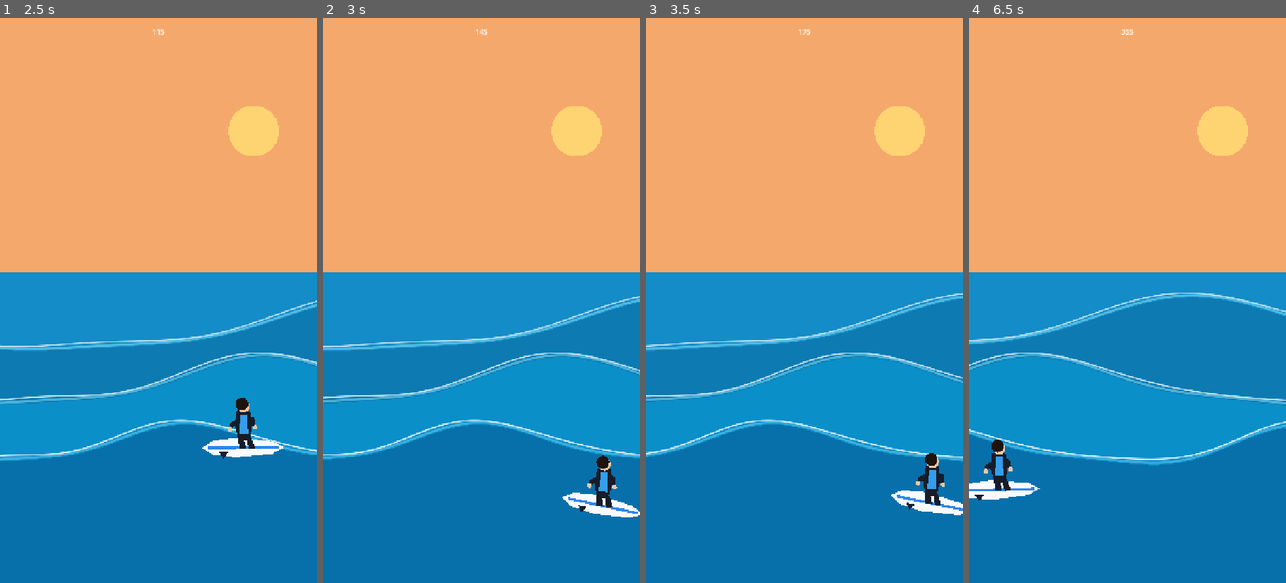
Above: before the commit, frames 1-4 (left to right).
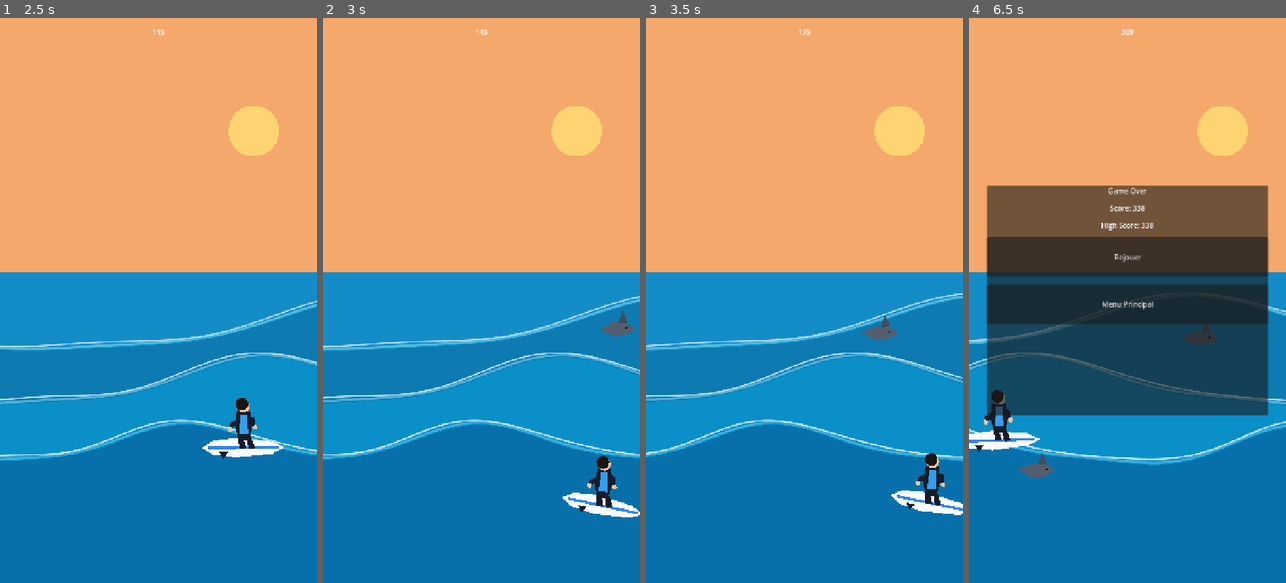
Above: after the commit, the same moments.

Repository: ClemL06/SurfGame
Game: Godot game, scene res://scenes/ui/MainMenu.tscn
Same seed, same stepped clock (60 frames per second), same inputs: the game is played once before the commit and once after it.
Inputs (mouse positions are in pixels of both pictures, inside the frame that each line leads up to):
- Up to frame 1 (2.5 s): click "Jouer" at 0.5 s; move the mouse to (228, 272) at 1.27 s; hold Right (ui_right) 1.28-2.03 s; move the mouse to (95, 328) at 2.02 s; hold Down (ui_down) from 2.03 s (still down)
- Up to frame 2 (3 s): move the mouse to (513, 176) at 2.77 s; release Down (ui_down) at 2.78 s; hold Right (ui_right) from 2.78 s (still down)
- Up to frame 3 (3.5 s): keep holding Right (ui_right)
- Up to frame 4 (6.5 s): move the mouse to (1111, 413) at 3.52 s; release Right (ui_right) at 3.53 s; hold Up (ui_up) 3.53-4.28 s; move the mouse to (1222, 385) at 4.27 s; hold Left (ui_left) 4.28-5.78 s; move the mouse to (1032, 215) at 5.02 s; move the mouse to (1143, 300) at 5.77 s; hold Down (ui_down) from 5.78 s (still down)

Frame 1 is identical in both runs. In frame 2, 0.2% of the frame differs, in the area x 87-99%, y 51-57%; in frame 3, 0.2%; in frame 4, 38%, in the area x 0-95%, y 2-86%.

Commit message:
obstacle + game over

Diff:
--- a/nouveau-projet-de-jeu/scripts/game/game_level.gd
+++ b/nouveau-projet-de-jeu/scripts/game/game_level.gd
@@ -7,6 +7,9 @@
 var surfer_position: Vector2 = Vector2.ZERO
 var surfer_velocity: Vector2 = Vector2.ZERO
 var surfer_speed: float = 420.0
+var obstacles: Array[Dictionary] = []
+var obstacle_spawn_timer: float = 0.0
+var obstacle_spawn_interval: float = 1.5
 
 var hud: HUD
 var pause_menu: PauseMenu
@@ -14,6 +17,7 @@
 
 func _ready() -> void:
 	GameManager.set_state(GameManager.GameState.PLAYING)
+	randomize()
 	var size := get_viewport_rect().size
 	surfer_position = Vector2(size.x * 0.34, size.y * 0.58)
 
@@ -43,6 +47,8 @@
 		return
 
 	_update_surfer_controls(delta)
+	_update_obstacles(delta)
+	_check_obstacle_collisions()
 
 	# Score simple (temps). Toi peut remplacer par distance plus tard.
 	score += int(60.0 * delta)
@@ -75,6 +81,7 @@
 	)
 	var board_angle := (surfer_velocity.x / surfer_speed) * 0.25 + sin(surf_time * 1.7) * 0.05
 	_draw_surfer(surfer_position + surfer_bob, board_angle)
+	_draw_obstacles()
 
 func _update_surfer_controls(delta: float) -> void:
 	var size := get_viewport_rect().size
@@ -89,6 +96,106 @@
 	var max_y := size.y * 0.84
 	surfer_position.x = clampf(surfer_position.x, min_x, max_x)
 	surfer_position.y = clampf(surfer_position.y, min_y, max_y)
+
+func _update_obstacles(delta: float) -> void:
+	var size := get_viewport_rect().size
+	obstacle_spawn_timer += delta
+	if obstacle_spawn_timer >= obstacle_spawn_interval:
+		obstacle_spawn_timer = 0.0
+		_spawn_obstacle(size)
+		obstacle_spawn_interval = randf_range(1.0, 1.9)
+
+	for obstacle in obstacles:
+		var pos: Vector2 = obstacle["position"]
+		pos.x -= obstacle["speed"] * delta
+		pos.y += sin(surf_time * obstacle["bob_speed"] + obstacle["phase"]) * obstacle["bob_amp"] * delta
+		obstacle["position"] = pos
+
+	obstacles = obstacles.filter(func(obstacle: Dictionary) -> bool:
+		return obstacle["position"].x > -140.0
+	)
+
+func _spawn_obstacle(size: Vector2) -> void:
+	var obstacle_type := "shark" if randf() < 0.45 else "jellyfish"
+	var water_min_y := size.y * 0.50
+	var water_max_y := size.y * 0.84
+	var pos := Vector2(size.x + randf_range(80.0, 220.0), randf_range(water_min_y, water_max_y))
+
+	if obstacle_type == "shark":
+		obstacles.append({
+			"type": "shark",
+			"position": pos,
+			"radius": 34.0,
+			"speed": randf_range(230.0, 340.0),
+			"phase": randf() * TAU,
+			"bob_amp": randf_range(12.0, 20.0),
+			"bob_speed": randf_range(2.0, 3.4)
+		})
+	else:
+		obstacles.append({
+			"type": "jellyfish",
+			"position": pos,
+			"radius": 28.0,
+			"speed": randf_range(170.0, 250.0),
+			"phase": randf() * TAU,
+			"bob_amp": randf_range(20.0, 36.0),
+			"bob_speed": randf_range(2.4, 4.0)
+		})
+
+func _draw_obstacles() -> void:
+	for obstacle in obstacles:
+		var pos: Vector2 = obstacle["position"]
+		if obstacle["type"] == "shark":
+			_draw_shark(pos)
+		else:
+			_draw_jellyfish(pos)
+
+func _draw_shark(pos: Vector2) -> void:
+	var body := PackedVector2Array([
+		pos + Vector2(-42.0, 0.0),
+		pos + Vector2(-8.0, -17.0),
+		pos + Vector2(26.0, -12.0),
+		pos + Vector2(42.0, 0.0),
+		pos + Vector2(26.0, 12.0),
+		pos + Vector2(-8.0, 17.0)
+	])
+	draw_colored_polygon(body, Color(0.32, 0.37, 0.44))
+
+	var fin := PackedVector2Array([
+		pos + Vector2(2.0, -12.0),
+		pos + Vector2(13.0, -42.0),
+		pos + Vector2(24.0, -14.0)
+	])
+	draw_colored_polygon(fin, Color(0.26, 0.30, 0.36))
+	draw_circle(pos + Vector2(22.0, -2.0), 2.3, Color(0.02, 0.02, 0.03))
+
+func _draw_jellyfish(pos: Vector2) -> void:
+	draw_circle(pos + Vector2(0.0, -8.0), 20.0, Color(0.82, 0.42, 0.92, 0.78))
+	draw_circle(pos + Vector2(-6.0, -12.0), 12.0, Color(0.95, 0.72, 1.0, 0.50))
+	for i in range(5):
+		var x_offset := -14.0 + (i * 7.0)
+		var wobble := sin(surf_time * 4.2 + float(i)) * 6.0
+		draw_line(
+			pos + Vector2(x_offset, 8.0),
+			pos + Vector2(x_offset + wobble, 36.0 + sin(surf_time * 3.3 + float(i) * 0.7) * 4.0),
+			Color(0.92, 0.70, 1.0, 0.75),
+			2.0
+		)
+
+func _check_obstacle_collisions() -> void:
+	var surfer_collision_center := surfer_position + Vector2(0.0, -8.0)
+	var board_collision_center := surfer_position + Vector2(0.0, 38.0)
+	var surfer_radius := 30.0
+	var board_radius := 72.0
+
+	for obstacle in obstacles:
+		var obstacle_pos: Vector2 = obstacle["position"]
+		var obstacle_radius: float = obstacle["radius"]
+		var hits_surfer := surfer_collision_center.distance_to(obstacle_pos) <= (surfer_radius + obstacle_radius)
+		var hits_board := board_collision_center.distance_to(obstacle_pos) <= (board_radius + obstacle_radius)
+		if hits_surfer or hits_board:
+			player_died()
+			return
 
 func _draw_wave_band(
 	size: Vector2,
